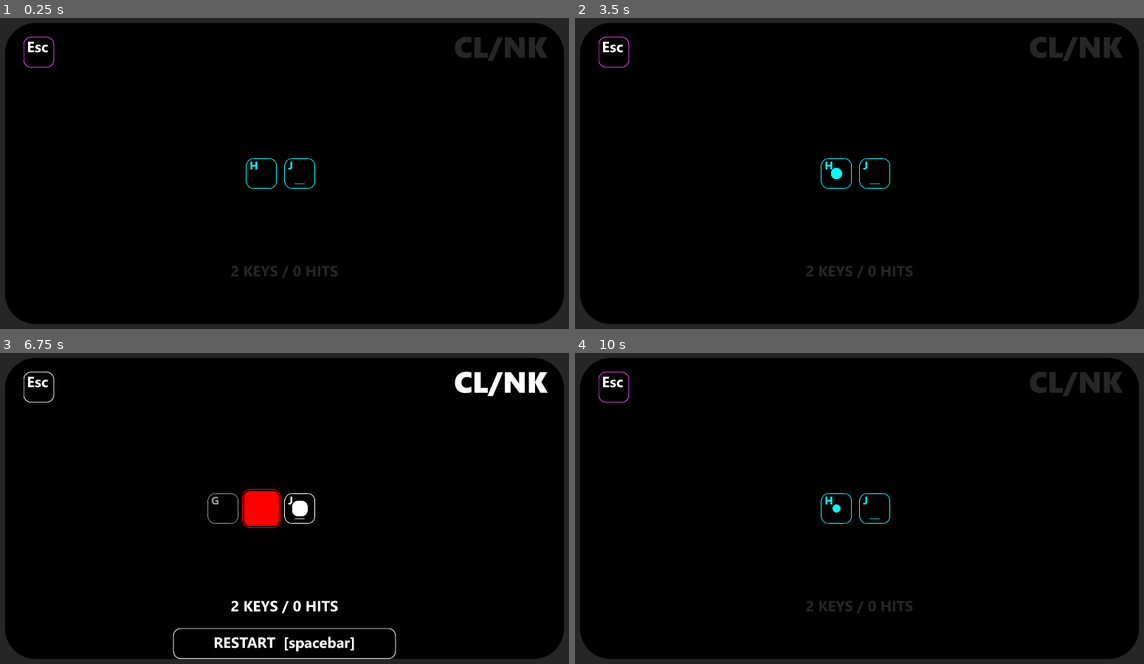
Above: before the commit, frames 1-4 (two rows, left to right).
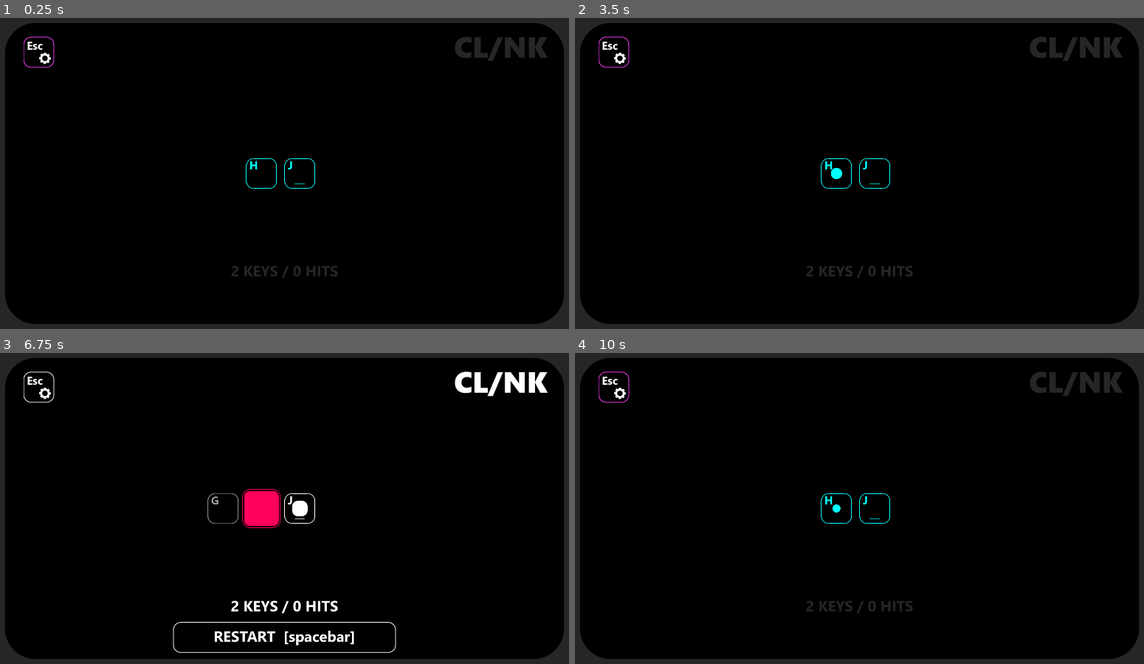
Above: after the commit, the same moments.

Repository: hedgemandan/2025-InfinityJam
Game: Godot game, scene res://Scenes/main_scene.tscn
Same seed, same stepped clock (60 frames per second), same inputs: the game is played once before the commit and once after it.
Inputs:
- Up to frame 1 (0.25 s): no input
- Up to frame 2 (3.5 s): tap Enter at 0.5, 2 s; tap 0 at 0.6, 2.1 s; tap Space at 0.77, 1.25, 1.52, 2.75, 3.02 s; tap 9 at 1.35, 2.85 s
- Up to frame 3 (6.75 s): tap Enter at 3.5 s; tap 0 at 3.6, 5.1, 6.6 s; tap Space at 3.77, 4.25, 4.52, 6.02 s; tap 9 at 4.35, 5.85 s
- Up to frame 4 (10 s): tap Space at 6.77, 7.52, 9.02, 9.77 s; tap 9 at 7.35, 8.85 s; tap 0 at 8.1, 9.6 s

The runs differ from the first frame. In frame 1, 0.1% of the frame differs, in the area x 4-52%, y 7-49%; in frame 2, 0.1%; in frame 3, 2.3%, in the area x 4-70%, y 7-99%; in frame 4, 0.1%.

Commit message:
update

Diff:
--- a/2_Project/RhythmQWERTY/Scenes/button.tscn
+++ b/2_Project/RhythmQWERTY/Scenes/button.tscn
@@ -1,7 +1,8 @@
-[gd_scene load_steps=13 format=3 uid="uid://bq7kgpf0ql76u"]
+[gd_scene load_steps=14 format=3 uid="uid://bq7kgpf0ql76u"]
 
 [ext_resource type="Script" uid="uid://dclswfcwv33jp" path="res://Scripts/button.gd" id="1_0kpiu"]
 [ext_resource type="Texture2D" uid="uid://d37w0eyc2xhcb" path="res://Assets/Final Assets/OutlineCurve_V01.png" id="2_edukx"]
+[ext_resource type="Texture2D" uid="uid://bpqd21nnj6gbq" path="res://Assets/Final Assets/Outline_All_V01.png" id="2_nrk2b"]
 [ext_resource type="Texture2D" uid="uid://dlj3ebeojuqnr" path="res://Assets/Final Assets/OutlineLine_V01.png" id="3_svtet"]
 [ext_resource type="Texture2D" uid="uid://b30qhg3tmia6c" path="res://Assets/Final Assets/FillCircle_V01.png" id="4_nrk2b"]
 [ext_resource type="FontFile" uid="uid://cg4fnpma8w0ih" path="res://Assets/Fonts/segoeuib.ttf" id="4_svtet"]
@@ -13,14 +14,50 @@
 tracks/0/type = "value"
 tracks/0/imported = false
 tracks/0/enabled = true
-tracks/0/path = NodePath("Skeleton2D/Outline:modulate")
+tracks/0/path = NodePath("Skeleton2D/FullOutline:visible")
 tracks/0/interp = 1
 tracks/0/loop_wrap = true
 tracks/0/keys = {
+"times": PackedFloat32Array(0),
+"transitions": PackedFloat32Array(1),
+"update": 1,
+"values": [true]
+}
+tracks/1/type = "value"
+tracks/1/imported = false
+tracks/1/enabled = true
+tracks/1/path = NodePath("Skeleton2D/FullOutline:modulate")
+tracks/1/interp = 1
+tracks/1/loop_wrap = true
+tracks/1/keys = {
 "times": PackedFloat32Array(0, 2),
 "transitions": PackedFloat32Array(1.75, 1),
 "update": 0,
 "values": [Color(1, 1, 1, 0), Color(1, 1, 1, 1)]
+}
+tracks/2/type = "value"
+tracks/2/imported = false
+tracks/2/enabled = true
+tracks/2/path = NodePath("Skeleton2D/FullOutline:self_modulate")
+tracks/2/interp = 1
+tracks/2/loop_wrap = true
+tracks/2/keys = {
+"times": PackedFloat32Array(0),
+"transitions": PackedFloat32Array(1),
+"update": 0,
+"values": [Color(1, 1, 1, 1)]
+}
+tracks/3/type = "value"
+tracks/3/imported = false
+tracks/3/enabled = true
+tracks/3/path = NodePath("Skeleton2D/Outline:modulate")
+tracks/3/interp = 1
+tracks/3/loop_wrap = true
+tracks/3/keys = {
+"times": PackedFloat32Array(0),
+"transitions": PackedFloat32Array(1),
+"update": 0,
+"values": [Color(1, 1, 1, 0)]
 }
 
 [sub_resource type="Animation" id="Animation_nrk2b"]
@@ -440,6 +477,42 @@
 tracks/34/interp = 1
 tracks/34/loop_wrap = true
 tracks/34/keys = {
+"times": PackedFloat32Array(0),
+"transitions": PackedFloat32Array(1),
+"update": 0,
+"values": [Color(1, 1, 1, 1)]
+}
+tracks/35/type = "value"
+tracks/35/imported = false
+tracks/35/enabled = true
+tracks/35/path = NodePath("Skeleton2D/FullOutline:visible")
+tracks/35/interp = 1
+tracks/35/loop_wrap = true
+tracks/35/keys = {
+"times": PackedFloat32Array(0),
+"transitions": PackedFloat32Array(1),
+"update": 1,
+"values": [true]
+}
+tracks/36/type = "value"
+tracks/36/imported = false
+tracks/36/enabled = true
+tracks/36/path = NodePath("Skeleton2D/FullOutline:self_modulate")
+tracks/36/interp = 1
+tracks/36/loop_wrap = true
+tracks/36/keys = {
+"times": PackedFloat32Array(0),
+"transitions": PackedFloat32Array(1),
+"update": 0,
+"values": [Color(1, 1, 1, 0)]
+}
+tracks/37/type = "value"
+tracks/37/imported = false
+tracks/37/enabled = true
+tracks/37/path = NodePath("Skeleton2D/FullOutline:modulate")
+tracks/37/interp = 1
+tracks/37/loop_wrap = true
+tracks/37/keys = {
 "times": PackedFloat32Array(0),
 "transitions": PackedFloat32Array(1),
 "update": 0,
@@ -917,6 +990,42 @@
 "update": 0,
 "values": [Color(1, 1, 1, 1)]
 }
+tracks/39/type = "value"
+tracks/39/imported = false
+tracks/39/enabled = true
+tracks/39/path = NodePath("Skeleton2D/FullOutline:visible")
+tracks/39/interp = 1
+tracks/39/loop_wrap = true
+tracks/39/keys = {
+"times": PackedFloat32Array(0),
+"transitions": PackedFloat32Array(1),
+"update": 1,
+"values": [true]
+}
+tracks/40/type = "value"
+tracks/40/imported = false
+tracks/40/enabled = true
+tracks/40/path = NodePath("Skeleton2D/FullOutline:modulate")
+tracks/40/interp = 1
+tracks/40/loop_wrap = true
+tracks/40/keys = {
+"times": PackedFloat32Array(0),
+"transitions": PackedFloat32Array(1),
+"update": 0,
+"values": [Color(1, 1, 1, 1)]
+}
+tracks/41/type = "value"
+tracks/41/imported = false
+tracks/41/enabled = true
+tracks/41/path = NodePath("Skeleton2D/FullOutline:self_modulate")
+tracks/41/interp = 1
+tracks/41/loop_wrap = true
+tracks/41/keys = {
+"times": PackedFloat32Array(0),
+"transitions": PackedFloat32Array(1),
+"update": 0,
+"values": [Color(1, 1, 1, 0)]
+}
 
 [sub_resource type="Animation" id="Animation_c4mwi"]
 resource_name = "Grow_Menu"
@@ -1400,6 +1509,42 @@
 "update": 0,
 "values": [Color(1, 1, 1, 1)]
 }
+tracks/40/type = "value"
+tracks/40/imported = false
+tracks/40/enabled = true
+tracks/40/path = NodePath("Skeleton2D/FullOutline:visible")
+tracks/40/interp = 1
+tracks/40/loop_wrap = true
+tracks/40/keys = {
+"times": PackedFloat32Array(0),
+"transitions": PackedFloat32Array(1),
+"update": 1,
+"values": [true]
+}
+tracks/41/type = "value"
+tracks/41/imported = false
+tracks/41/enabled = true
+tracks/41/path = NodePath("Skeleton2D/FullOutline:modulate")
+tracks/41/interp = 1
+tracks/41/loop_wrap = true
+tracks/41/keys = {
+"times": PackedFloat32Array(0),
+"transitions": PackedFloat32Array(1),
+"update": 0,
+"values": [Color(1, 1, 1, 1)]
+}
+tracks/42/type = "value"
+tracks/42/imported = false
+tracks/42/enabled = true
+tracks/42/path = NodePath("Skeleton2D/FullOutline:self_modulate")
+tracks/42/interp = 1
+tracks/42/loop_wrap = true
+tracks/42/keys = {
+"times": PackedFloat32Array(0),
+"transitions": PackedFloat32Array(1),
+"update": 0,
+"values": [Color(1, 1, 1, 0)]
+}
 
 [sub_resource type="Animation" id="Animation_svtet"]
 length = 0.001
@@ -1931,6 +2076,42 @@
 "update": 0,
 "values": [Color(1, 1, 1, 1)]
 }
+tracks/44/type = "value"
+tracks/44/imported = false
+tracks/44/enabled = true
+tracks/44/path = NodePath("Skeleton2D/FullOutline:visible")
+tracks/44/interp = 1
+tracks/44/loop_wrap = true
+tracks/44/keys = {
+"times": PackedFloat32Array(0),
+"transitions": PackedFloat32Array(1),
+"update": 1,
+"values": [false]
+}
+tracks/45/type = "value"
+tracks/45/imported = false
+tracks/45/enabled = true
+tracks/45/path = NodePath("Skeleton2D/FullOutline:modulate")
+tracks/45/interp = 1
+tracks/45/loop_wrap = true
+tracks/45/keys = {
+"times": PackedFloat32Array(0),
+"transitions": PackedFloat32Array(1),
+"update": 0,
+"values": [Color(1, 1, 1, 1)]
+}
+tracks/46/type = "value"
+tracks/46/imported = false
+tracks/46/enabled = true
+tracks/46/path = NodePath("Skeleton2D/FullOutline:self_modulate")
+tracks/46/interp = 1
+tracks/46/loop_wrap = true
+tracks/46/keys = {
+"times": PackedFloat32Array(0),
+"transitions": PackedFloat32Array(1),
+"update": 0,
+"values": [Color(1, 1, 1, 0)]
+}
 
 [sub_resource type="AnimationLibrary" id="AnimationLibrary_c4mwi"]
 _data = {
@@ -1946,6 +2127,20 @@
 
 [node name="Skeleton2D" type="Skeleton2D" parent="."]
 
+[node name="FullOutline" type="Sprite2D" parent="Skeleton2D"]
+visible = false
+self_modulate = Color(1, 1, 1, 0)
+texture = ExtResource("2_nrk2b")
+
+[node name="KeyLabel" type="Label" parent="Skeleton2D/FullOutline"]
+offset_left = -39.0
+offset_top = -52.0
+offset_right = 1.0
+offset_bottom = 13.0
+theme_override_fonts/font = ExtResource("4_svtet")
+theme_override_font_sizes/font_size = 36
+text = "X"
+
 [node name="Outline" type="Bone2D" parent="Skeleton2D"]
 modulate = Color(1, 1, 1, 0)
 rest = Transform2D(1, 0, 0, 1, 0, 0)
@@ -1975,14 +2170,6 @@
 [node name="Sprite2D" type="Sprite2D" parent="Skeleton2D/Outline/OutlineCurve1/Circle1"]
 texture = ExtResource("4_nrk2b")
 
-[node name="KeyLabel" type="Label" parent="Skeleton2D/Outline/OutlineCurve1"]
-offset_left = -2.5
-offset_top = -15.5
-offset_right = 37.5
-offset_bottom = 49.5
-theme_override_fonts/font = ExtResource("4_svtet")
-theme_override_font_sizes/font_size = 36
-
 [node name="OutlineCurve2" type="Bone2D" parent="Skeleton2D/Outline"]
 position = Vector2(36.5, -36.5)
 rest = Transform2D(1, 0, 0, 1, 36.5, -36.5)
--- a/2_Project/RhythmQWERTY/Scenes/button_Spacebar.tscn
+++ b/2_Project/RhythmQWERTY/Scenes/button_Spacebar.tscn
@@ -1451,6 +1451,14 @@
 
 [node name="Skeleton2D" type="Skeleton2D" parent="."]
 
+[node name="FullOutline" type="Sprite2D" parent="Skeleton2D"]
+
+[node name="KeyLabel" type="Label" parent="Skeleton2D/FullOutline"]
+offset_left = -350.0
+offset_top = -36.5
+offset_right = -310.0
+offset_bottom = -13.5
+
 [node name="Outline" type="Bone2D" parent="Skeleton2D"]
 rest = Transform2D(1, 0, 0, 1, 0, 0)
 auto_calculate_length_and_angle = false
@@ -1479,10 +1487,6 @@
 [node name="Sprite2D" type="Sprite2D" parent="Skeleton2D/Outline/OutlineCurve1/Circle1"]
 texture = ExtResource("3_ypjao")
 
-[node name="KeyLabel" type="Label" parent="Skeleton2D/Outline/OutlineCurve1"]
-offset_right = 40.0
-offset_bottom = 23.0
-
 [node name="OutlineCurve2" type="Bone2D" parent="Skeleton2D/Outline"]
 position = Vector2(350, -36.5)
 rest = Transform2D(1, 0, 0, 1, 350, -36.5)
--- a/2_Project/RhythmQWERTY/Scenes/button_withBump.tscn
+++ b/2_Project/RhythmQWERTY/Scenes/button_withBump.tscn
@@ -1947,6 +1947,16 @@
 
 [node name="Skeleton2D" type="Skeleton2D" parent="."]
 
+[node name="FullOutline" type="Sprite2D" parent="Skeleton2D"]
+
+[node name="KeyLabel" type="Label" parent="Skeleton2D/FullOutline"]
+offset_left = -39.0
+offset_top = -52.0
+offset_right = 1.0
+offset_bottom = 13.0
+theme_override_fonts/font = ExtResource("4_e8ppn")
+theme_override_font_sizes/font_size = 36
+
 [node name="Outline" type="Bone2D" parent="Skeleton2D"]
 modulate = Color(1, 1, 1, 0)
 rest = Transform2D(1, 0, 0, 1, 0, 0)
@@ -1976,14 +1986,6 @@
 [node name="Sprite2D" type="Sprite2D" parent="Skeleton2D/Outline/OutlineCurve1/Circle1"]
 texture = ExtResource("3_ni2rp")
 
-[node name="KeyLabel" type="Label" parent="Skeleton2D/Outline/OutlineCurve1"]
-offset_left = -2.5
-offset_top = -15.5
-offset_right = 37.5
-offset_bottom = 49.5
-theme_override_fonts/font = ExtResource("4_e8ppn")
-theme_override_font_sizes/font_size = 36
-
 [node name="OutlineCurve2" type="Bone2D" parent="Skeleton2D/Outline"]
 position = Vector2(36.5, -36.5)
 rest = Transform2D(1, 0, 0, 1, 36.5, -36.5)
--- a/2_Project/RhythmQWERTY/Scenes/end_screen.tscn
+++ b/2_Project/RhythmQWERTY/Scenes/end_screen.tscn
@@ -35,7 +35,7 @@
 grow_vertical = 2
 
 [node name="Sprite2D" type="Sprite2D" parent="TextureRect"]
-position = Vector2(960, 980)
+position = Vector2(960, 960)
 texture = ExtResource("3_fi2y0")
 
 [node name="Label-Restart" type="Label" parent="TextureRect/Sprite2D"]
--- a/2_Project/RhythmQWERTY/Scenes/main_scene.tscn
+++ b/2_Project/RhythmQWERTY/Scenes/main_scene.tscn
@@ -11,6 +11,7 @@
 [ext_resource type="FontFile" uid="uid://cg4fnpma8w0ih" path="res://Assets/Fonts/segoeuib.ttf" id="7_huasi"]
 [ext_resource type="Texture2D" uid="uid://bpqd21nnj6gbq" path="res://Assets/Final Assets/Outline_All_V01.png" id="7_mai8y"]
 [ext_resource type="FontFile" uid="uid://beoiypswmi27h" path="res://Assets/Fonts/seguibl.ttf" id="8_m1efj"]
+[ext_resource type="Texture2D" uid="uid://bh4bmaeuesw7j" path="res://Assets/Final Assets/Cog_V01.png" id="9_drdnd"]
 
 [node name="MainScene" type="Node2D"]
 script = ExtResource("1_6l7je")
@@ -180,13 +181,17 @@
 position = Vector2(160, 145)
 texture = ExtResource("7_mai8y")
 
-[node name="KeyLabel" type="Label" parent="."]
+[node name="Cog icon" type="Sprite2D" parent="."]
+position = Vector2(180, 165)
+texture = ExtResource("9_drdnd")
+
+[node name="Esc Label" type="Label" parent="."]
 offset_left = 121.0
-offset_top = 93.0
+offset_top = 97.5
 offset_right = 191.0
-offset_bottom = 158.0
+offset_bottom = 162.5
 theme_override_fonts/font = ExtResource("7_huasi")
-theme_override_font_sizes/font_size = 48
+theme_override_font_sizes/font_size = 36
 text = "Esc"
 
 [node name="Game Title" type="Label" parent="."]
--- a/2_Project/RhythmQWERTY/Scripts/main_scene.gd
+++ b/2_Project/RhythmQWERTY/Scripts/main_scene.gd
@@ -148,7 +148,7 @@
 		var letter = button_info["Letter"]
 
 		# Access the KeyLabel node inside the button and set its text
-		var key_label = button_node.get_node("Skeleton2D/Outline/OutlineCurve1/KeyLabel")
+		var key_label = button_node.get_node("Skeleton2D/FullOutline/KeyLabel")
 		key_label.text = get_display_text(letter)
 
 		if button_node:
@@ -206,7 +206,7 @@
 		var button_node = buttons_data[button_name]["Node"]
 		if button_node:
 			if buttons_data[button_name]["Letter"] == failButton:
-				button_node.modulate = Color(1,0,0,1)
+				button_node.modulate = Color(1, 0, 0.361,1)
 			else:
 				button_node.modulate = Color(1,1,1,1)
 	game_title.add_theme_color_override("font_color", Color(1, 1, 1))
Binary file added: 2_Project/RhythmQWERTY/Assets/Final Assets/Cog_V01.png
Not shown, added: 2_Project/RhythmQWERTY/Assets/Final Assets/Cog_V01.png.import
Not shown: 1 places in 2_Project/RhythmQWERTY/Scenes/main_scene.tscn that only renumber resources
Not shown, added: 3_Art/Final Assets/Cog_V01.png
